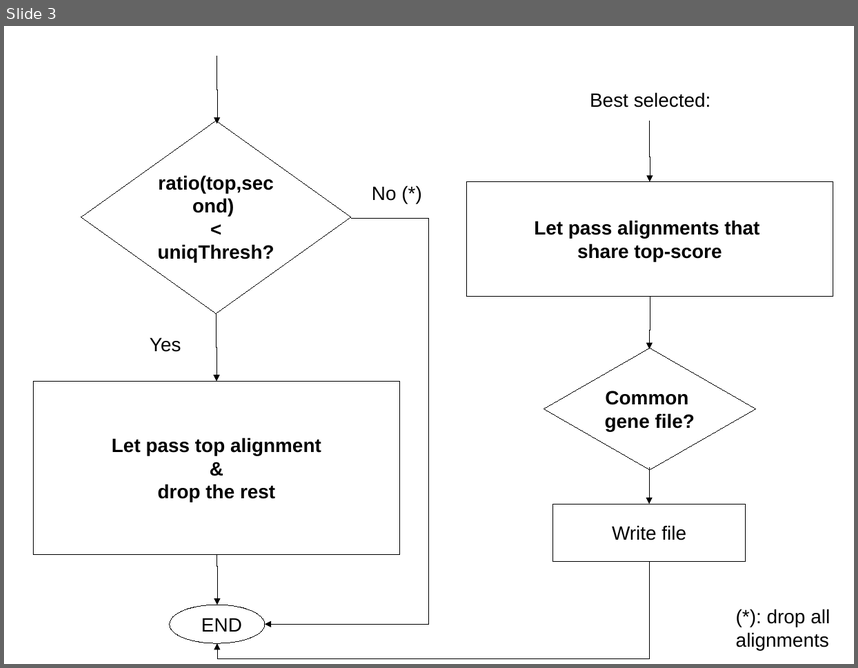
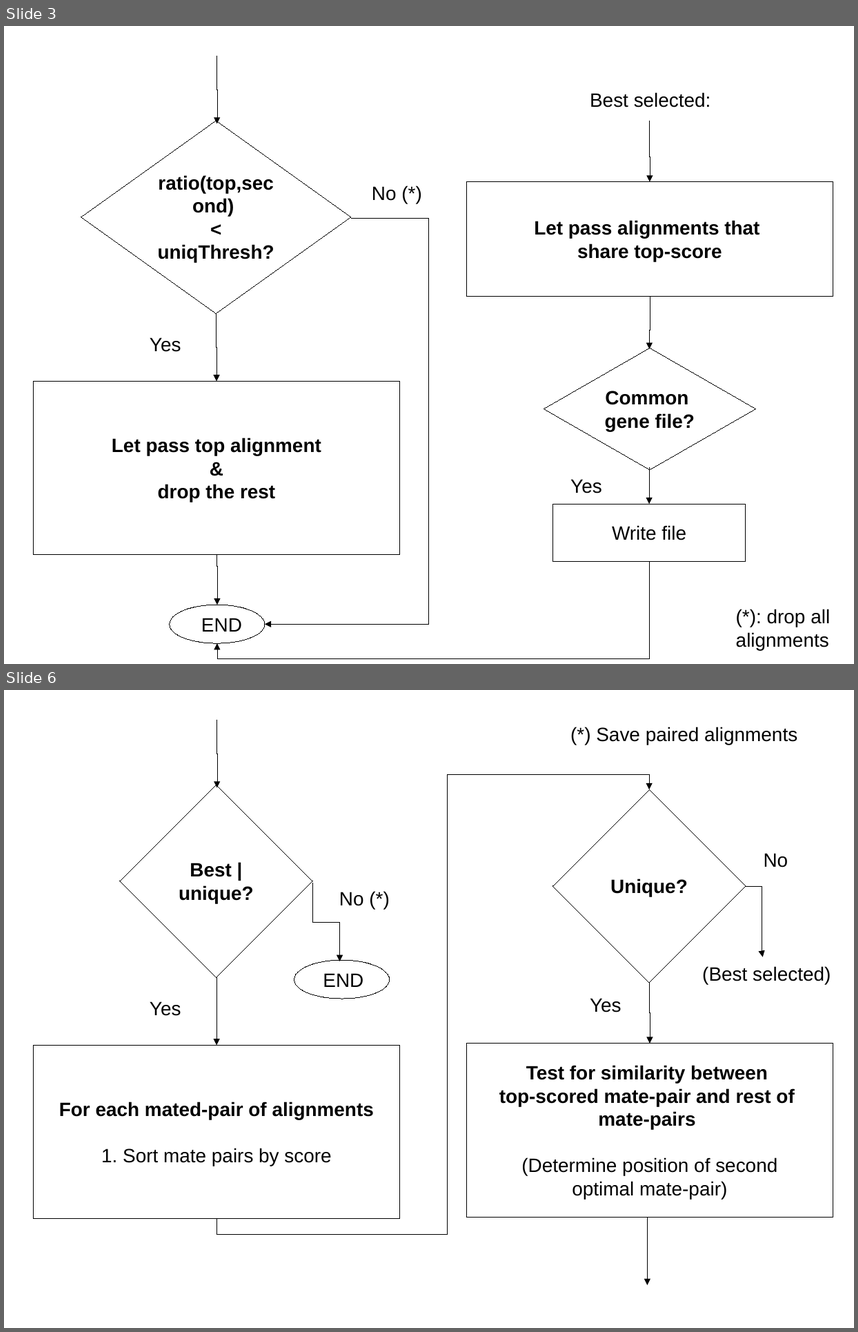
Before and after one commit to Gaius-Augustus/Augustus, a slide deck: auxprogs/filterBam/filterBam.odp. Shown one above the other, each under a label of ours: slide 3 before the commit, slides 3 and 6 after it; the slides between them are not shown. The pictures are 858x668 and 858x1332 pixels, drawn with LibreOffice and Linux fonts; fonts in the diff are those of the drawing. Boxes give left, top, right and bottom in pixels: in the first picture for what was removed or moved away, otherwise in the second. Text is boxed around its words. In the diff, an @@ line names an element or a change of style, - is before the commit and + after.

```diff
--- a/auxprogs/filterBam/filterBam.odp
+++ b/auxprogs/filterBam/filterBam.odp
@@ slide 6 added at (4, 690, 854, 1328), background #FFFFFF @@
@@ elbow arrow added from (217, 720) to (217, 788), #000000 0 pt @@
@@ text added at (596, 727, 797, 745), 18 pt, text #000000 @@
+(*) Save paired alignments
@@ diamond added at (120, 784, 312, 977), outline #000000 0 pt, 18 pt, text #000000, bold @@
+Best | unique?
@@ elbow arrow added from (217, 1219) to (650, 789), #000000 0 pt @@
@@ diamond added at (553, 789, 746, 983), outline #000000 0 pt, 18 pt, text #000000, bold @@
+Unique?
@@ text added at (764, 853, 789, 867), 18 pt, text #000000 @@
+No
@@ elbow arrow added from (312, 883) to (339, 962), #000000 0 pt @@
@@ text added at (339, 891, 364, 906), 18 pt, text #000000 @@
+No (*)
@@ elbow arrow added from (746, 886) to (763, 957), #000000 0 pt @@
@@ elbow arrow added from (216, 977) to (217, 1045), #000000 0 pt @@
@@ ellipse added at (294, 960, 390, 998), outline #000000 0 pt @@
@@ text added at (323, 973, 363, 987), 18 pt, text #000000 @@
+END
@@ text added at (702, 966, 831, 984), 18 pt, text #000000 @@
+(Best selected)
@@ text added at (590, 998, 622, 1012), 18 pt, text #000000 @@
+Yes
@@ elbow arrow added from (650, 983) to (651, 1043), #000000 0 pt @@
@@ text added at (150, 1001, 181, 1016), 18 pt, text #000000 @@
+Yes
@@ rectangle added at (33, 1045, 400, 1219), outline #000000 0 pt, 18 pt, text #000000, bold @@
+For each mated-pair of alignments
+1. Sort mate pairs by score
@@ rectangle added at (467, 1043, 833, 1217), outline #000000 0 pt, 18 pt, text #000000, bold @@
+Test for similarity between
+top-scored mate-pair and rest of
+mate-pairs
+(Determine position of second
+optimal mate-pair)
@@ elbow arrow added from (647, 1217) to (647, 1285), #000000 0 pt @@
@@ slide 3 changed as well @@
@@ text added at (570, 479, 602, 493), 18 pt, text #000000 @@
+Yes
```
Also in this commit, not shown: 2 other slides changed, 3 other slides added.
